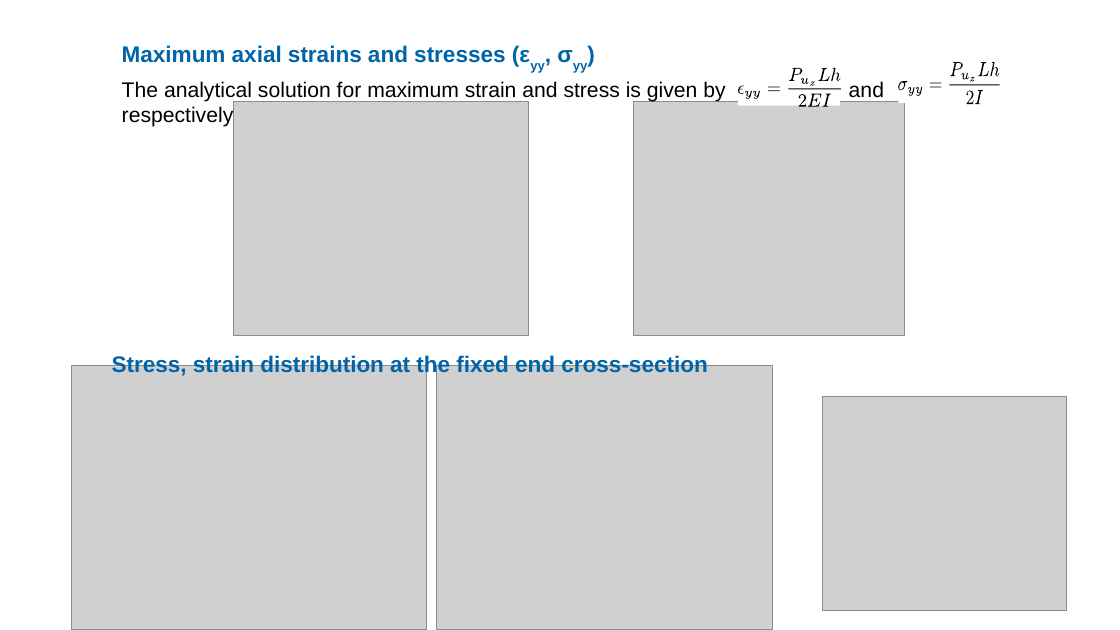
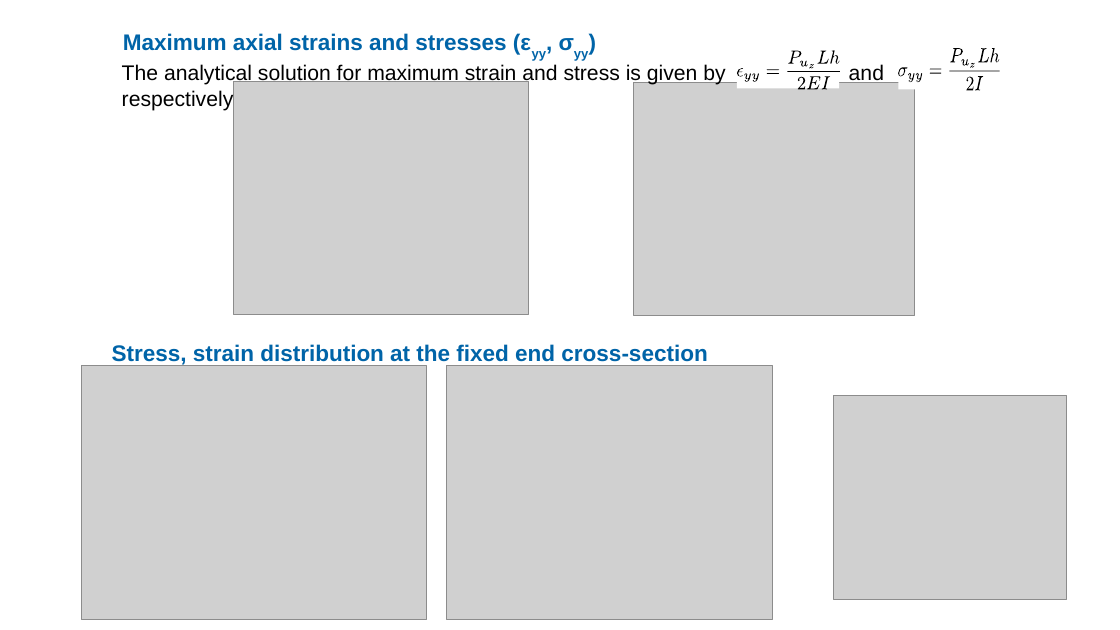
Before and after one commit to ARUN-PRAKASH-95/PPP-presentations, a slide deck: slide 9 of PPPSS19_63876_ARUN_PRAKASH_GANAPATHY.odp. Drawn at 1120x630 pixels with LibreOffice and Linux fonts; fonts in the diff are those of the drawing; grey boxes stand for pictures; background and template pictures are left out. Boxes give left, top, right and bottom in pixels: in the first picture for what was removed or moved away, otherwise in the second. Text is boxed around its words. In the diff, an @@ line names an element or a change of style, - is before the commit and + after.

```diff
--- a/PPPSS19_63876_ARUN_PRAKASH_GANAPATHY.odp
+++ b/PPPSS19_63876_ARUN_PRAKASH_GANAPATHY.odp
@@ picture: place and size @@
-picture at (634, 102, 905, 335)
+picture at (634, 82, 915, 316)
@@ 24 freeform shapes, 2 texts: place and size @@
-24 freeform shapes, 2 texts at (122, 45, 1000, 106)
+24 freeform shapes, 2 texts at (122, 33, 1000, 90)
@@ 3 freeform shapes, 1 picture: place and size @@
-3 freeform shapes, 1 picture at (234, 94, 831, 335)
+3 freeform shapes, 1 picture at (234, 76, 830, 315)
@@ text "Stress, strain distribution at the ...": place and size @@
-text "Stress, strain distribution at the ..." at (112, 354, 707, 377)
+text "Stress, strain distribution at the ..." at (112, 344, 707, 366)
@@ picture: place and size @@
-picture at (71, 366, 427, 630)
+picture at (81, 366, 427, 620)
@@ picture: place and size @@
-picture at (437, 366, 772, 630)
+picture at (447, 366, 772, 620)
@@ picture: place and size @@
-picture at (823, 396, 1067, 611)
+picture at (833, 395, 1067, 600)
```
Also in this commit, not shown: 6 other slides changed, 8 other files.
